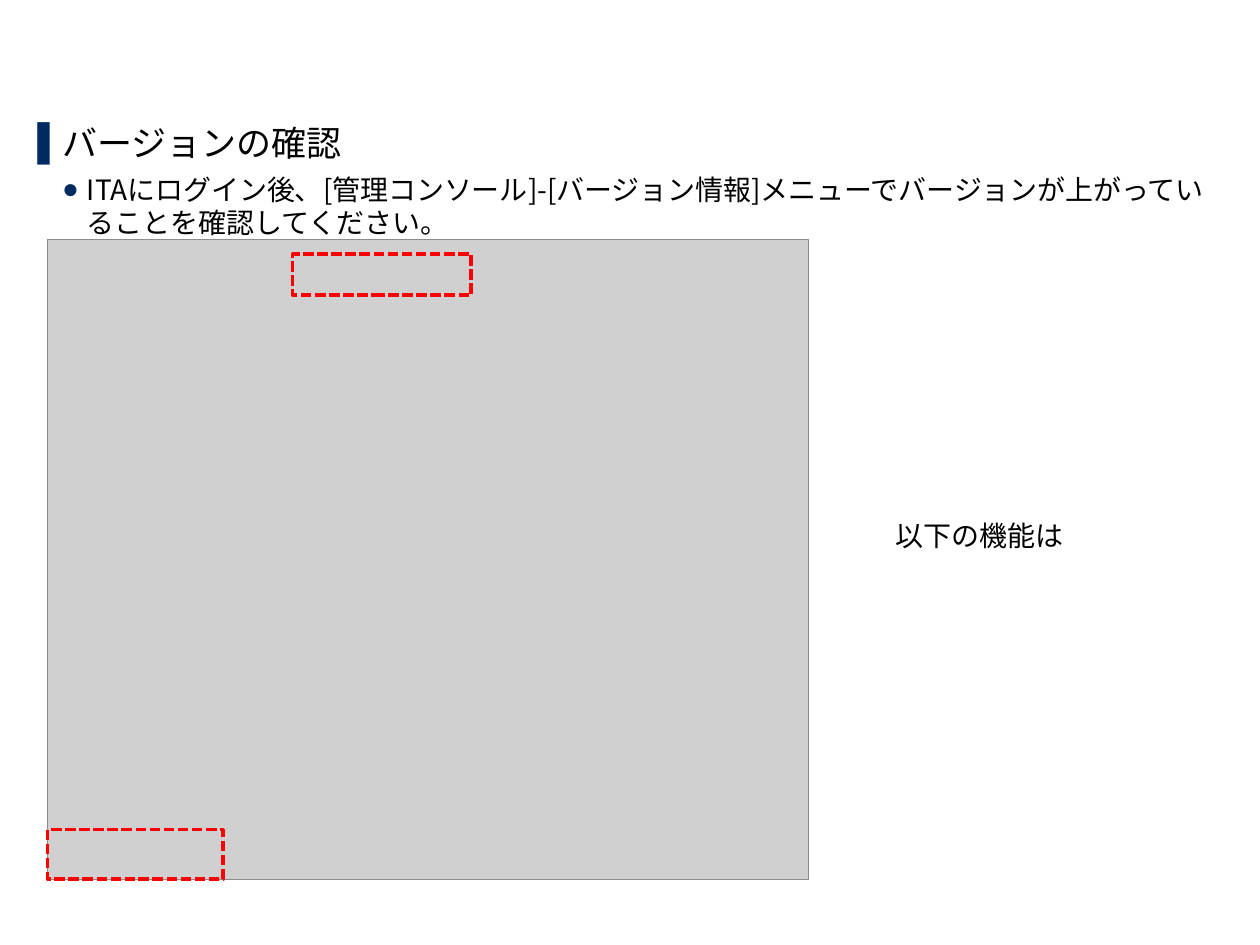
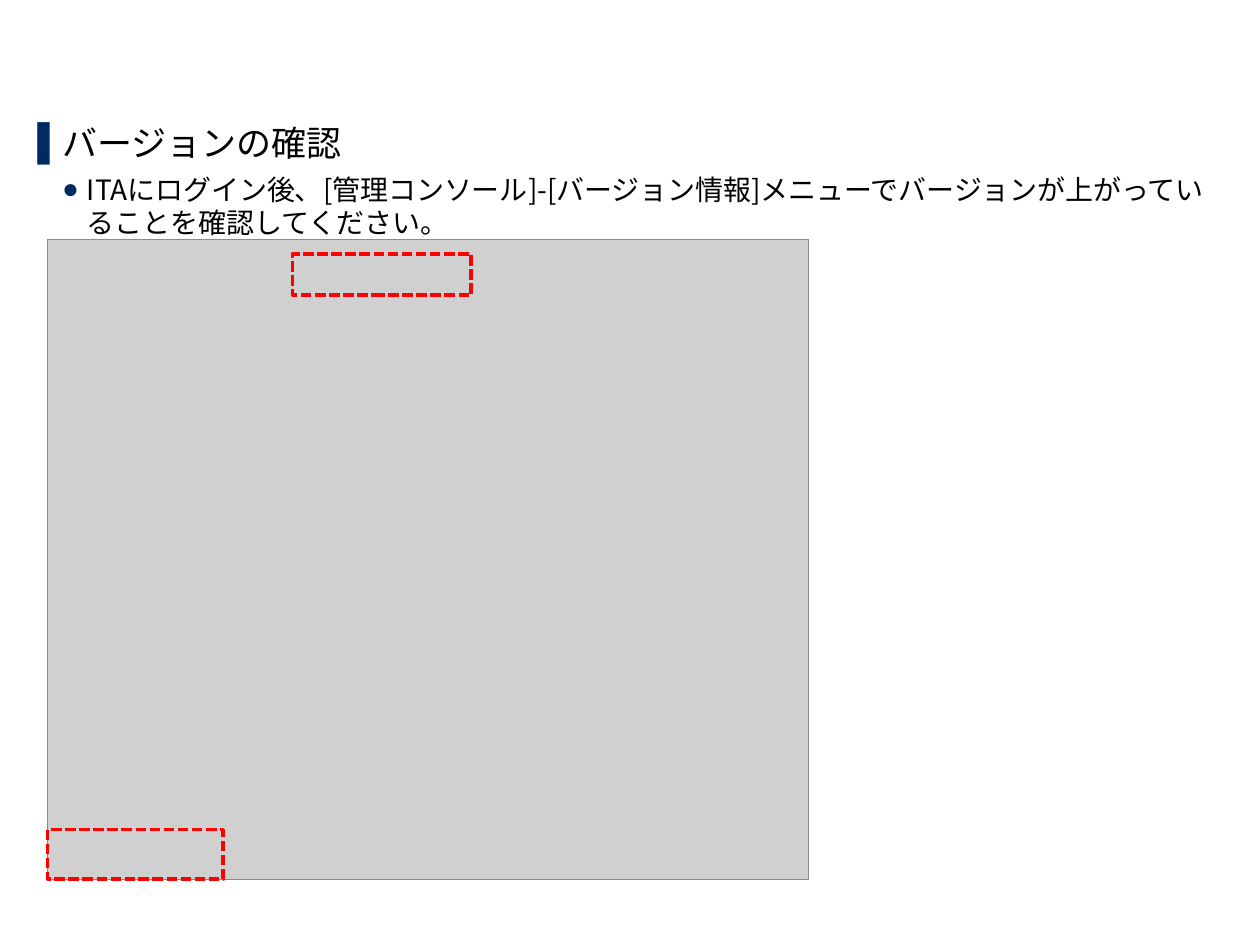
Before and after one commit to exastro-suite/it-automation-docs, a slide deck: slide 18 of asset/Learn_ja/ITA-version-up_ja.pptx. Drawn at 1260x945 pixels with LibreOffice and Linux fonts; fonts in the diff are those of the drawing; grey boxes stand for pictures; background and template pictures are left out. Boxes give left, top, right and bottom in pixels: in the first picture for what was removed or moved away, otherwise in the second. Text is boxed around its words. In the diff, an @@ line names an element or a change of style, - is before the commit and + after.

```diff
--- a/asset/Learn_ja/ITA-version-up_ja.pptx
+++ b/asset/Learn_ja/ITA-version-up_ja.pptx
@@ text removed at (896, 522, 1063, 549) @@
-  以下の機能は
```
Also in this commit, not shown: 1 other slide changed, 5 other files.
